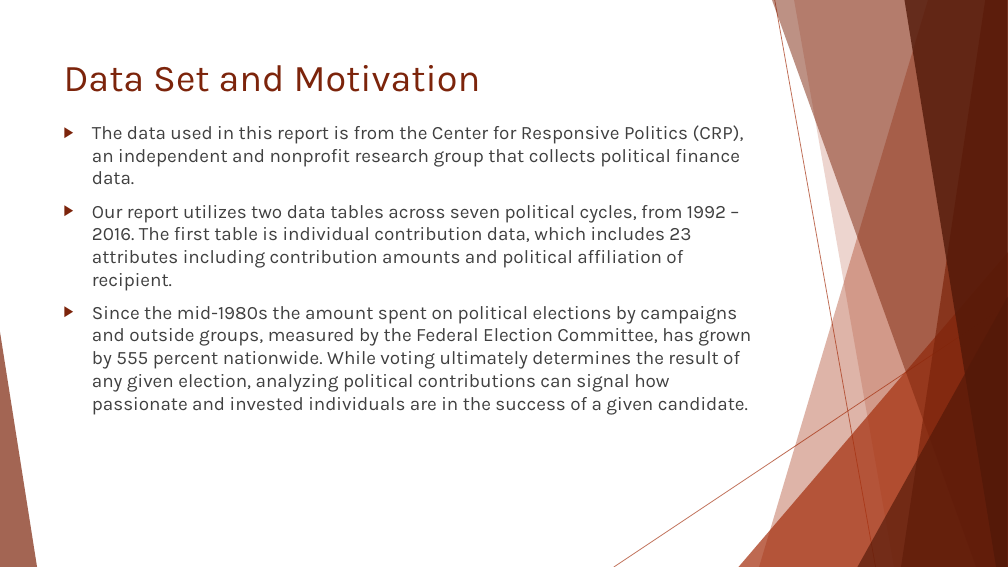
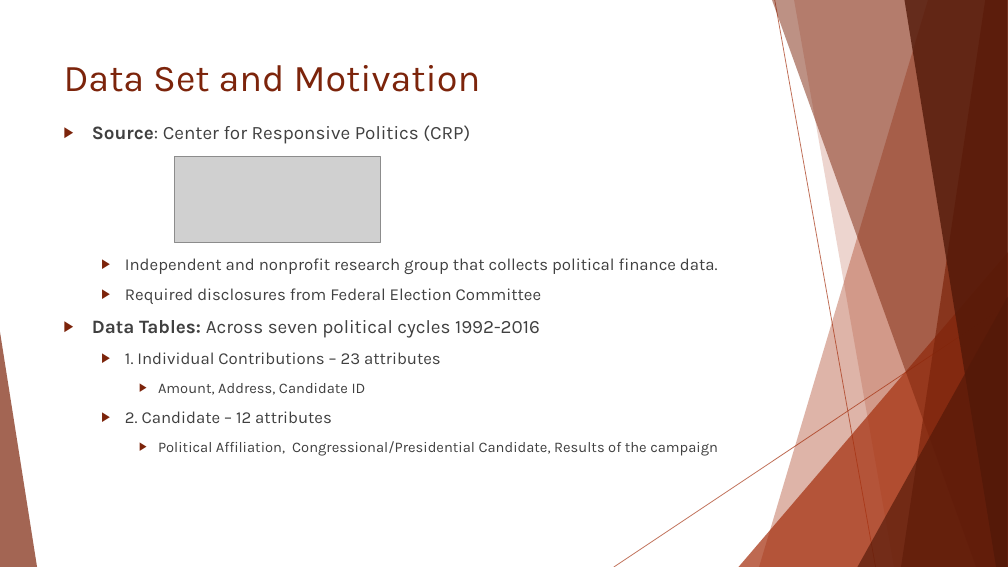
Before and after one commit to dslachar/analysis_of_crp_data, a slide deck: slide 2 of project_presention.pptx. Drawn at 1008x567 pixels with LibreOffice and Linux fonts; fonts in the diff are those of the drawing; grey boxes stand for pictures. Boxes give left, top, right and bottom in pixels: in the first picture for what was removed or moved away, otherwise in the second. Text is boxed around its words. In the diff, an @@ line names an element or a change of style, - is before the commit and + after.

Commit message:
update presentation slides

```diff
--- a/project_presention.pptx
+++ b/project_presention.pptx
@@ text at box(92, 125, 718, 456): text changed; size 18 to 16 pt @@
-▶ The data used in this report is from the Center for Responsive Politics (CRP), an independent and nonprofit research group that collects political finance data.
-▶ Our report utilizes two data tables across seven political cycles, from 1992 – 2016. The first table is individual contribution data, which includes 23 attributes including contribution amounts and political affiliation of recipient.
-▶ Since the mid-1980s the amount spent on political elections by campaigns and outside groups, measured by the Federal Election Committee, has grown by 555 percent nationwide. While voting ultimately determines the result of any given election, analyzing political contributions can signal how passionate and invested individuals are in the success of a given candidate.
+▶ Source: Center for Responsive Politics (CRP)
+  ▶ Independent and nonprofit research group that collects political finance data.
+  ▶ Required disclosures from Federal Election Committee
+▶ Data Tables: Across seven political cycles 1992-2016
+  ▶ 1. Individual Contributions – 23 attributes
+    ▶ Amount, Address, Candidate ID
+  ▶ 2. Candidate – 12 attributes
+    ▶ Political Affiliation, Congressional/Presidential Candidate, Results of the campaign
@@ picture added at box(175, 157, 380, 243) @@
```
Also in this commit, not shown: 6 other slides changed, 3 slides added, 2 slides removed.
